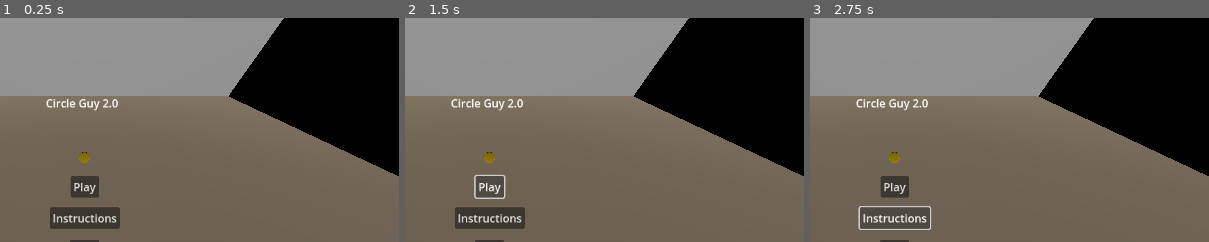
Above: before the commit, frames 1-3 (left to right).
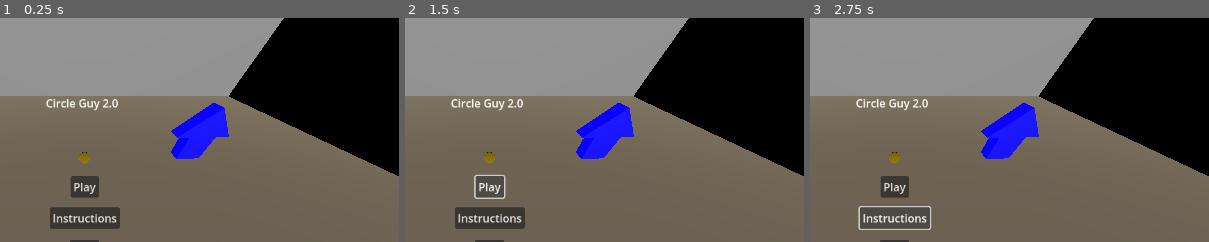
Above: after the commit, the same moments.

Repository: Jontruiz1/CircleGuy2.0
Game: Godot game, scene res://MainMenu/Menu.tscn
Two runs of this game, one before a commit and one after it. Both use one fixed random seed, a clock stepped at 60 frames per second and the inputs below.
Inputs:
- Up to frame 1 (0.25 s): no input
- Up to frame 2 (1.5 s): click "Play" at 0.5 s; click "Play" at 1.25 s
- Up to frame 3 (2.75 s): click "Instructions" at 2 s
The pictures show only the part of the screen within x 39-89%, y 12-62%; the shares and areas given below are measured in that part.

The runs differ from the first frame. In frame 1, 2.2% of the frame differs, in the area x 42-58%, y 37-63%; in frame 2, 2.2%; in frame 3, 2.2%.
Error in both runs: Cannot call method 'get_children' on a null value. (res://MainMenu/PlayBtn.gd:9)

Commit message:
trying to add powerup image

Diff:
--- a/CircleGuy2/MainMenu/Menu.tscn
+++ b/CircleGuy2/MainMenu/Menu.tscn
@@ -7,6 +7,7 @@
 [ext_resource type="PackedScene" uid="uid://ctyndqylo8n5n" path="res://MainGame/SideWalls.tscn" id="4_t3mpl"]
 [ext_resource type="PackedScene" uid="uid://do6yti2hwvnnn" path="res://MainGame/TopWall.tscn" id="5_68jtv"]
 [ext_resource type="PackedScene" uid="uid://db2nahwxf71gx" path="res://MainGame/CameraWall.tscn" id="6_wujh7"]
+[ext_resource type="PackedScene" uid="uid://b26uw6xnvidiy" path="res://up_with_rotation.tscn" id="8_wo2cb"]
 
 [sub_resource type="BoxShape3D" id="BoxShape3D_rl20v"]
 size = Vector3(54.4673, 0.535465, 39.7773)
@@ -130,3 +131,6 @@
 transform = Transform3D(-4.37114e-08, 0, -1, 0, 1, 0, 1, 0, -4.37114e-08, 0, 5.81705, 19.6101)
 
 [node name="MenuMusic" type="AudioStreamPlayer" parent="."]
+
+[node name="up_withRotation" parent="." instance=ExtResource("8_wo2cb")]
+transform = Transform3D(1, 0, 0, 0, 1, 0, 0, 0, 1, 8.87405, 3.19002, 0)
--- /dev/null
+++ b/CircleGuy2/up_withRotation.gd
@@ -0,0 +1,6 @@
+extends AnimationPlayer
+
+
+
+func _ready():
+	print(get_method_list())
--- /dev/null
+++ b/CircleGuy2/up_with_rotation.tscn
@@ -0,0 +1,12 @@
+[gd_scene load_steps=3 format=3 uid="uid://b26uw6xnvidiy"]
+
+[ext_resource type="PackedScene" uid="uid://bypsw7lh85n1o" path="res://up_withRotation.glb" id="1_tqyjm"]
+[ext_resource type="Script" path="res://up_withRotation.gd" id="2_7uxsj"]
+
+[node name="up_withRotation" instance=ExtResource("1_tqyjm")]
+
+[node name="PowerUP" parent="." index="0"]
+transform = Transform3D(0.9992, 0.0399893, -1.74799e-09, 0, -4.37114e-08, -1, -0.0399893, 0.9992, -4.36764e-08, 0, 0, 0)
+
+[node name="AnimationPlayer" parent="." index="1"]
+script = ExtResource("2_7uxsj")
Not shown: 1 places in CircleGuy2/MainMenu/Menu.tscn that only renumber resources
Binary file added: CircleGuy2/up_withRotation.glb
Not shown, added: CircleGuy2/up_withRotation.glb.import
